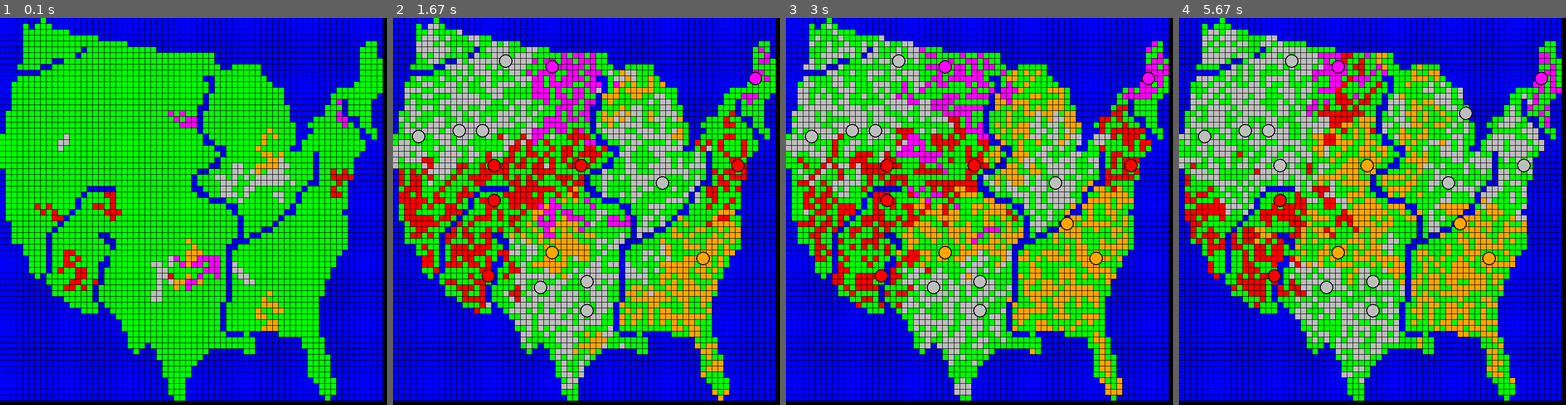
Above: before the commit, frames 1-4 (left to right).
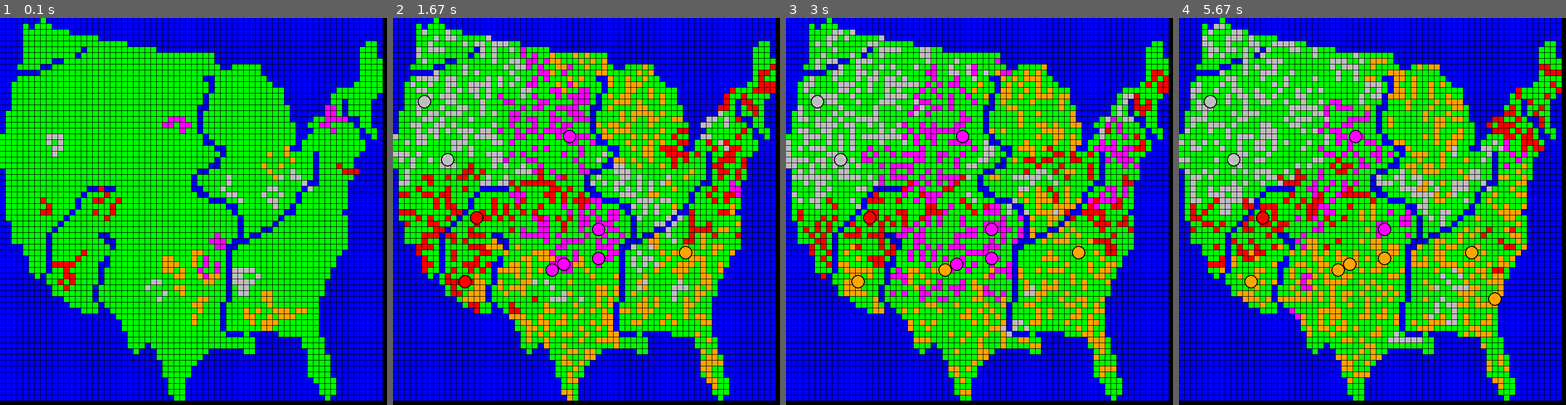
Above: after the commit, the same moments.

Repository: rowboat1/automatons
Game: pygame game, started from automatons.py
Two runs of this game, one before a commit and one after it. Both use one fixed random seed, a clock stepped at 60 frames per second and the inputs below.
Inputs:
- Up to frame 1 (0.1 s): no input
- Up to frame 2 (1.67 s): no input
- Up to frame 3 (3 s): no input
- Up to frame 4 (5.67 s): no input

The runs differ from the first frame. In frame 1, 4.6% of the frame differs, in the area x 9-93%, y 21-81%; in frame 2, 29%; in frame 3, 31%, in the area x 0-99%, y 1-98%; in frame 4, 30%.

Commit message:
Limiting neighbors
Changed the automaton rule so that a cell can only have 3 other cells in 
its immediate vicinity.

Diff:
--- a/automatons.py
+++ b/automatons.py
@@ -20,6 +20,7 @@
 city_threshold = 100
 city_buff = 3
 city_buff_radius = 3
+max_neighbors = 4
 
 class Tile(object):
     def __init__(self,x,y):
@@ -147,17 +148,20 @@
 
     def move(self):
         possibles = [n for n in self.tile.get_neighbors()]
-        t = random.choice(possibles)
-        if t.is_ground:
-            if not t.has_cell:
-                Cell(self.faction,t)
+        if len([p for p in possibles if p.has_cell]) > max_neighbors:
+            self.die()
+        else:
+            t = random.choice(possibles)
+            if t.is_ground:
+                if not t.has_cell:
+                    Cell(self.faction,t)
+                else:
+                    if self.fight(t.has_cell):
+                        Cell(self.faction,t)
             else:
-                if self.fight(t.has_cell):
-                    Cell(self.faction,t)
-        else:
-            self.die()
-        if self.strength > 0:
-            self.strength -= 1
+                self.die()
+            if self.strength > 0:
+                self.strength -= 1
 
 
     def display(self):
